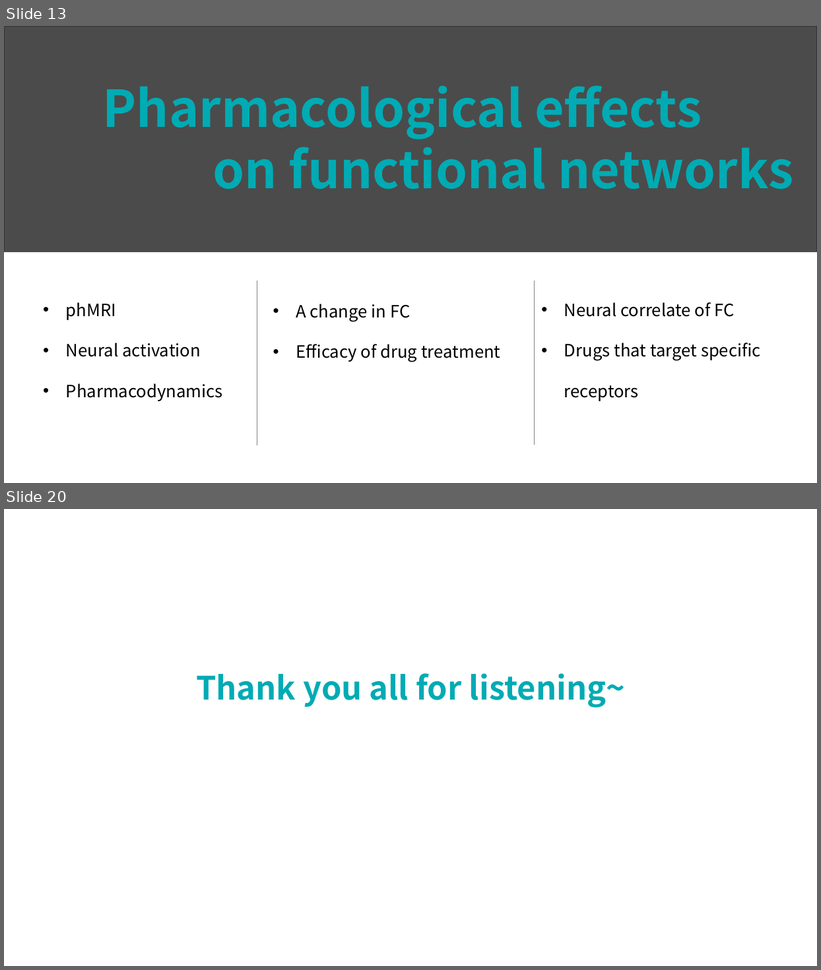
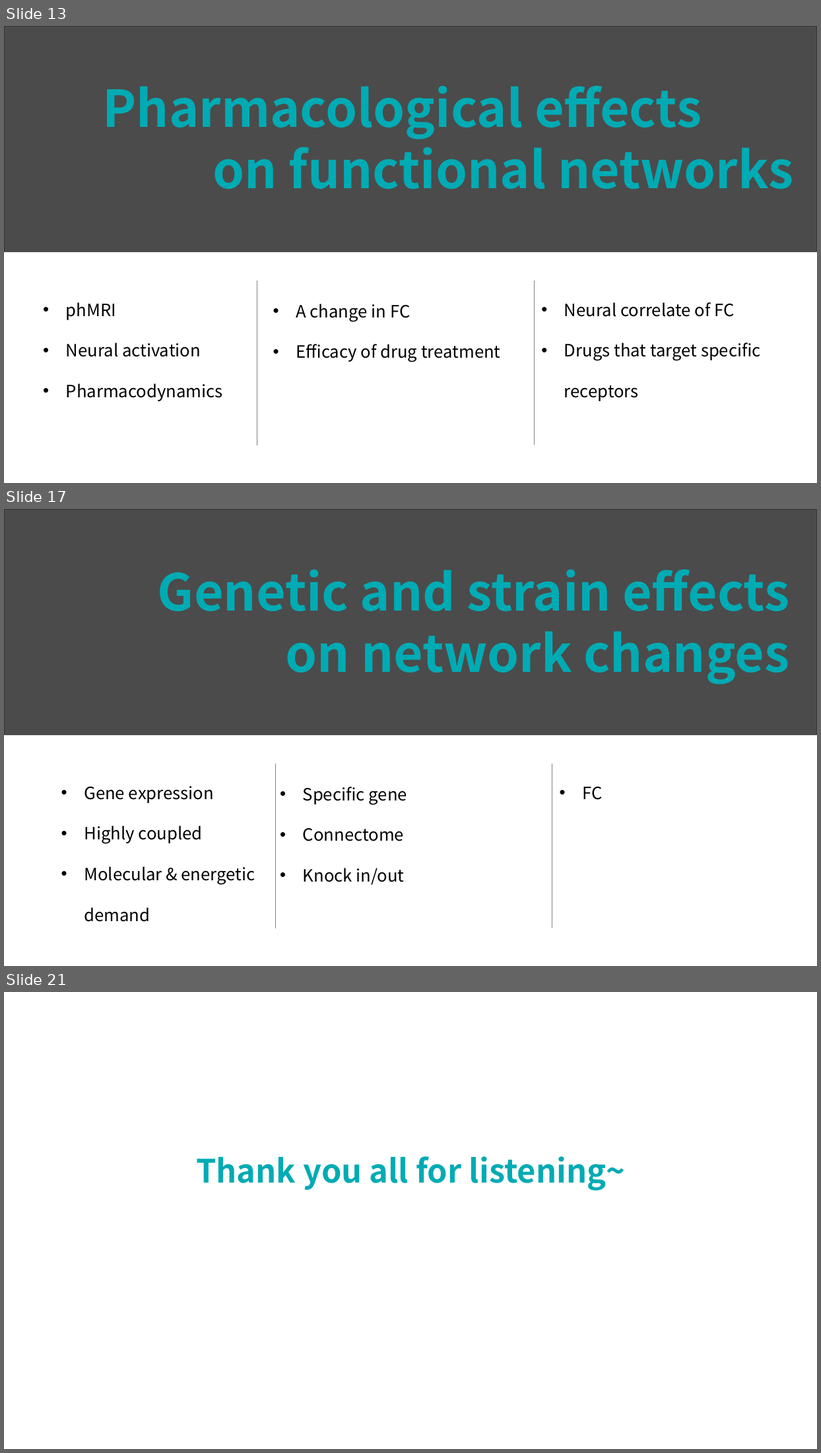
Before and after one commit to lsyoath/sheepy, a slide deck: Papers/啮齿类功能网络及扰动.pptx. Shown one above the other, each under a label of ours: slides 13 and 20 before the commit, slides 13, 17 and 21 after it; the slides between them are not shown. The pictures are 821x970 and 821x1453 pixels, drawn with LibreOffice and Linux fonts; fonts in the diff are those of the drawing; grey boxes stand for pictures. Boxes give left, top, right and bottom in pixels: in the first picture for what was removed or moved away, otherwise in the second. Text is boxed around its words. In the diff, an @@ line names an element or a change of style, - is before the commit and + after.

```diff
--- a/Papers/啮齿类功能网络及扰动.pptx
+++ b/Papers/啮齿类功能网络及扰动.pptx
@@ slide 17 added at (4, 509, 817, 966), background #FFFFFF @@
@@ picture added at (4, 509, 817, 735) @@
@@ rectangle added at (4, 509, 817, 735), fill #000000 at 64% opacity @@
@@ text added at (158, 569, 790, 685), 60 pt, text #00ABB4, bold @@
+Genetic and strain effects on network changes
@@ line added from (275, 764) to (275, 929), #808080 0.5 pt @@
@@ line added from (552, 764) to (552, 928), #808080 0.5 pt @@
@@ text added at (84, 786, 255, 922), 20 pt, text #000000 @@
+  • Gene expression
+  • Highly coupled
+  • Molecular & energetic demand
@@ text added at (303, 787, 407, 885), 20 pt, text #000000 @@
+• Specific gene
+• Connectome
+• Knock in/out
@@ text added at (582, 787, 602, 800), 20 pt, text #000000 @@
+• FC
@@ what was slide 20 is now slide 21 @@
```
Also in this commit, not shown: 3 slides changed, 5 other slides added, 5 slides removed.
